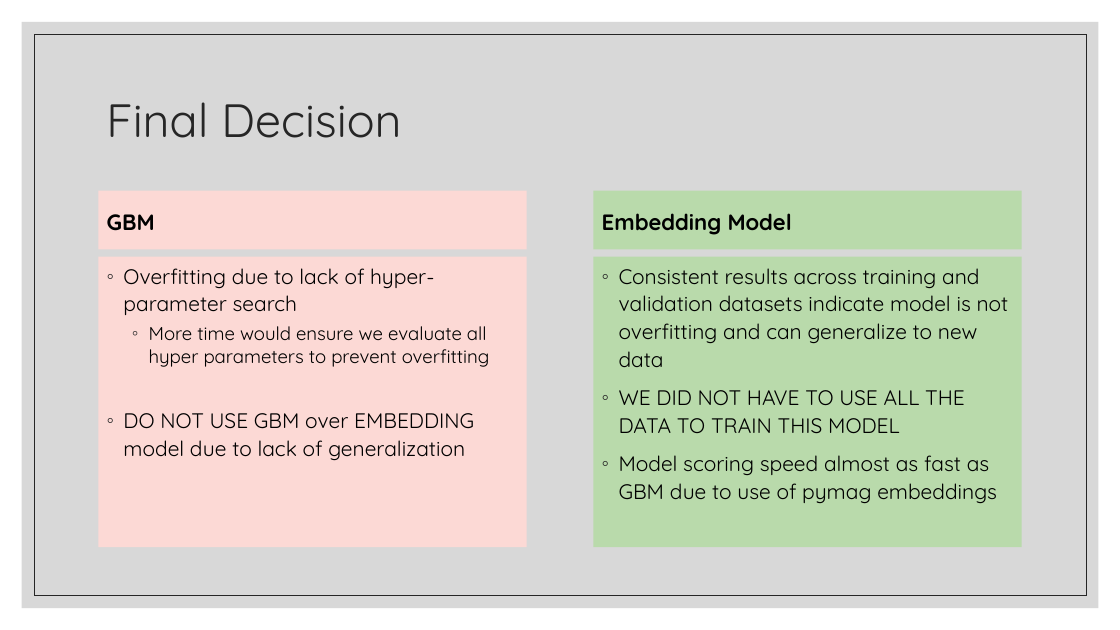
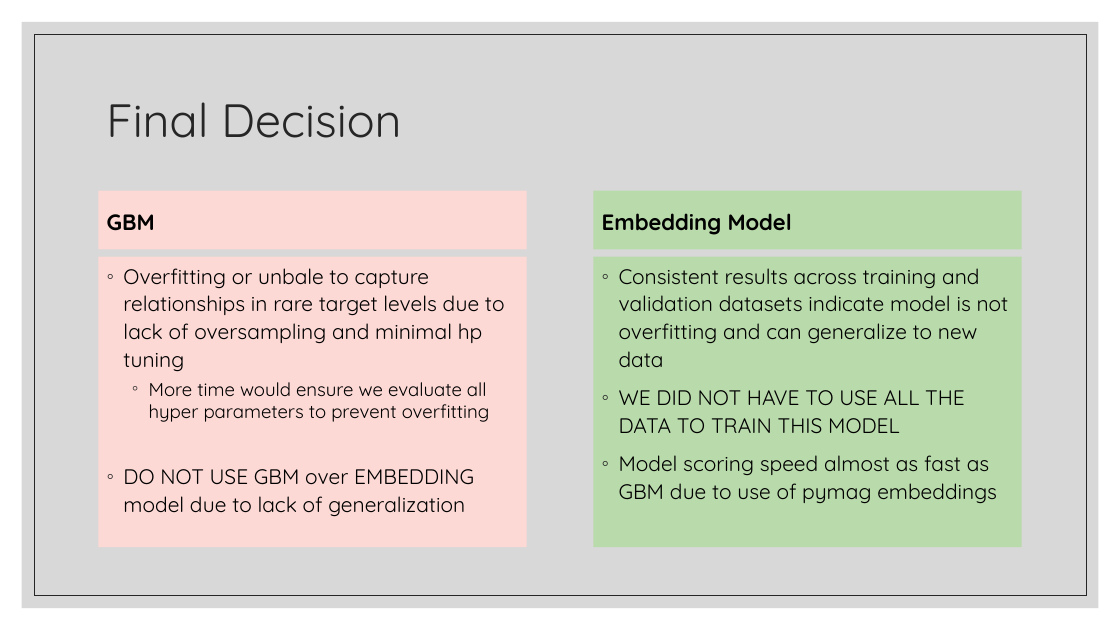
Before and after one commit to zack-carideo/qas4_casestudy, a slide deck: slide 21 of CFPB Complaint Modeling.pptx. Drawn at 1120x630 pixels with LibreOffice and Linux fonts; fonts in the diff are those of the drawing. Boxes give left, top, right and bottom in pixels: in the first picture for what was removed or moved away, otherwise in the second. Text is boxed around its words. In the diff, an @@ line names an element or a change of style, - is before the commit and + after.

```diff
--- a/CFPB Complaint Modeling.pptx
+++ b/CFPB Complaint Modeling.pptx
@@ text at (123, 268, 505, 372): text changed @@
-◦ Overfitting due to lack of hyper-parameter search
+◦ Overfitting or unbale to capture relationships in rare target levels due to lack of oversampling and minimal hp tuning
```
Also in this commit, not shown: 2 other slides changed.
